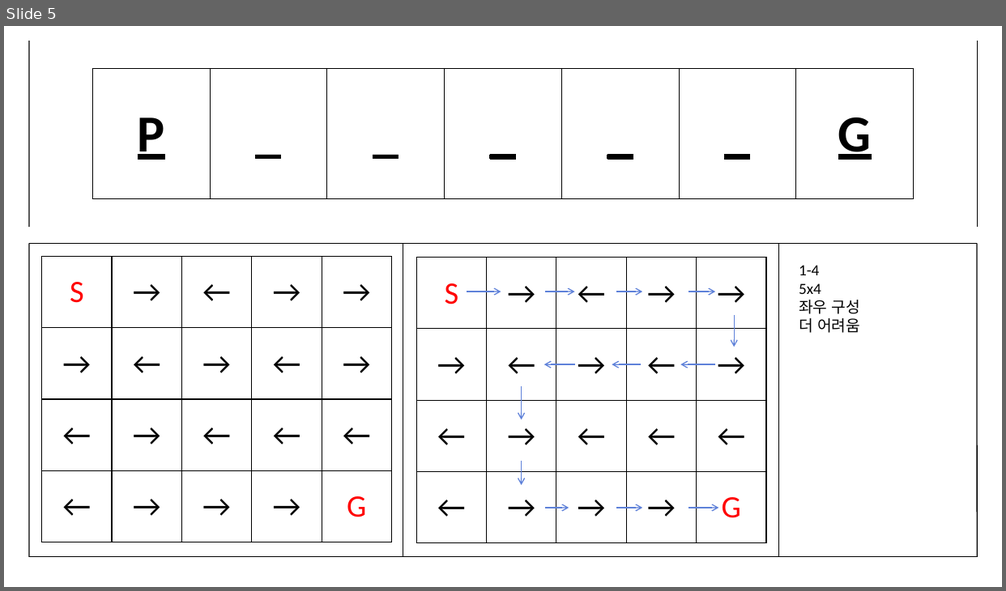
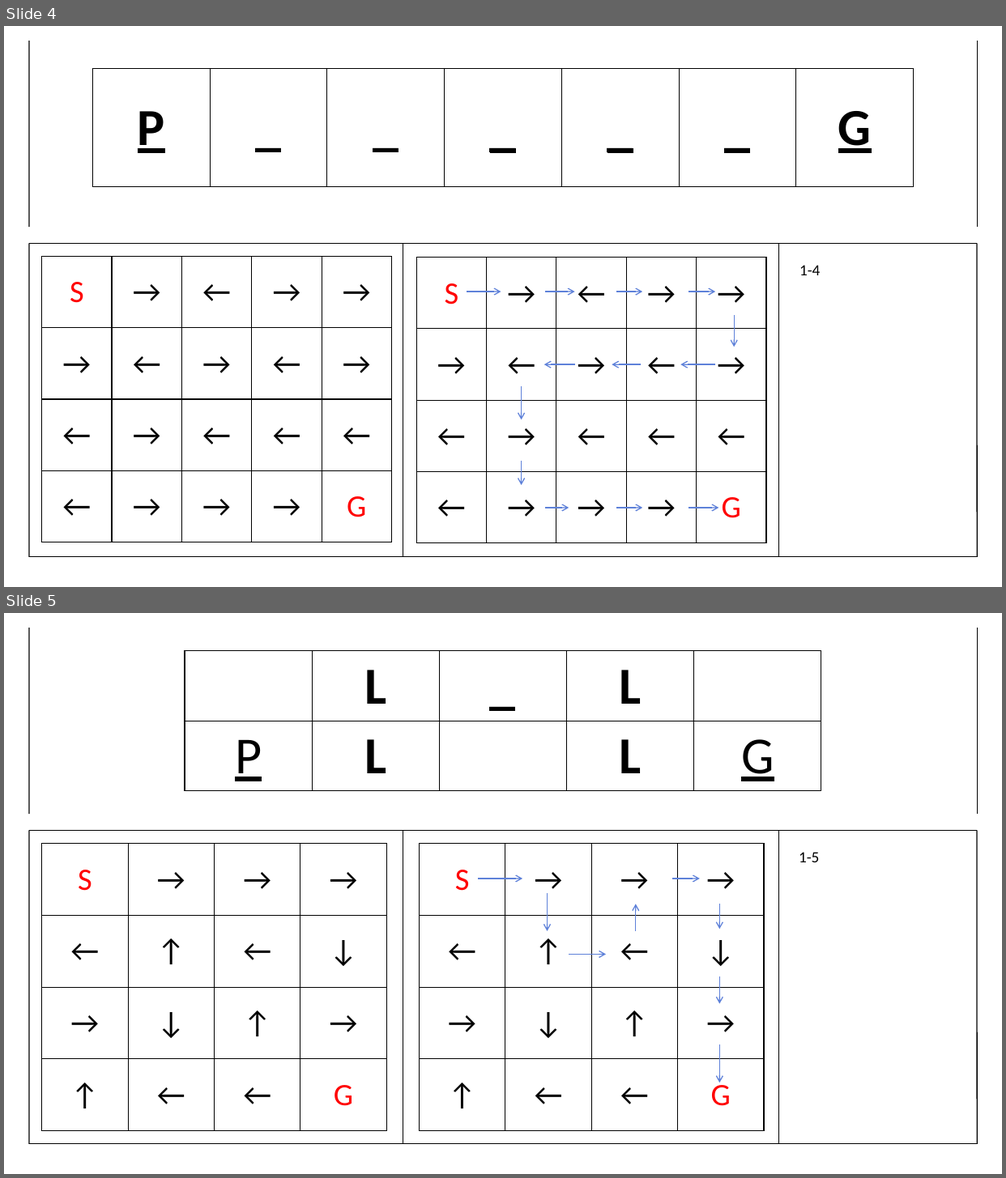
Before and after one commit to BSF0124/Brain-Control, a slide deck: etc/레벨디자인.pptx. Shown one above the other, each under a label of ours: slide 5 before the commit, slides 4 and 5 after it. The pictures are 1006x591 and 1006x1178 pixels, drawn with LibreOffice and Linux fonts; fonts in the diff are those of the drawing. Boxes give left, top, right and bottom in pixels: in the first picture for what was removed or moved away, otherwise in the second. Text is boxed around its words. In the diff, an @@ line names an element or a change of style, - is before the commit and + after.

```diff
--- a/etc/레벨디자인.pptx
+++ b/etc/레벨디자인.pptx
@@ slide 5 added at box(4, 613, 1002, 1174), background #FFFFFF @@
@@ line added from (28, 628) to (29, 814), #000000 1 pt @@
@@ line added from (978, 628) to (978, 814), #000000 1 pt @@
@@ table added at box(185, 651, 820, 791), 2 rows, 5 columns @@
+ | L | _ | L | 
+P | L |  | L | G
@@ line added from (28, 830) to (978, 830), #000000 1 pt @@
@@ line added from (28, 830) to (29, 1144), #000000 1 pt @@
@@ line added from (403, 830) to (403, 1144), #000000 1 pt @@
@@ line added from (779, 830) to (779, 1144), #000000 1 pt @@
@@ line added from (978, 830) to (978, 1144), #000000 1 pt @@
@@ table added at box(41, 844, 386, 1131), 4 rows, 4 columns @@
+S | → | → | →
+← | ↑ | ← | ↓
+→ | ↓ | ↑ | →
+↑ | ← | ← | G
@@ table added at box(420, 844, 764, 1131), 4 rows, 4 columns @@
+S | → | → | →
+← | ↑ | ← | ↓
+→ | ↓ | ↑ | →
+↑ | ← | ← | G
@@ text added at box(799, 852, 819, 862), 15 pt, text #000000 @@
+1-5
@@ elbow arrow added from (479, 879) to (522, 879), #5E81D9 1 pt @@
@@ elbow arrow added from (672, 879) to (700, 879), #5E81D9 1 pt @@
@@ elbow arrow added from (548, 894) to (548, 931), #5E81D9 1 pt @@
@@ elbow arrow added from (636, 931) to (636, 905), #5E81D9 1 pt @@
@@ elbow arrow added from (720, 905) to (720, 929), #5E81D9 1 pt @@
@@ elbow arrow added from (569, 954) to (606, 954), #5E81D9 1 pt @@
@@ elbow arrow added from (720, 977) to (720, 1003), #5E81D9 1 pt @@
@@ elbow arrow added from (720, 1045) to (720, 1083), #5E81D9 1 pt @@
@@ line added from (978, 1144) to (29, 1144), #000000 1 pt @@
@@ what was slide 5 is now slide 4 @@
@@ slide 4 changed as well @@
@@ table: place and size @@
-table at box(92, 69, 915, 199)
+table at box(92, 69, 915, 521)
@@ text at box(799, 284, 860, 333): paragraphs removed @@
-5x4
-좌우 구성
-더 어려움
```
Also in this commit, not shown: 3 other slides changed, 3 other slides added, 5 slides removed, 3 other files.
